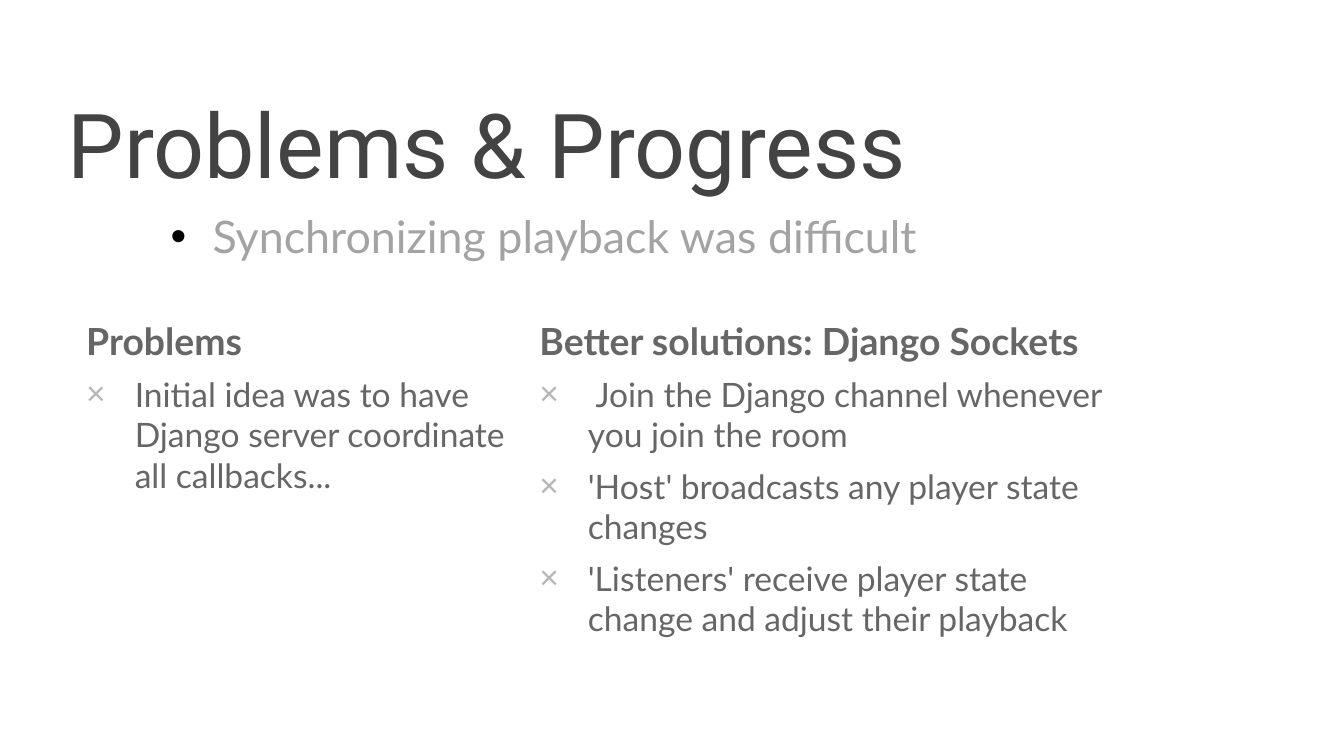
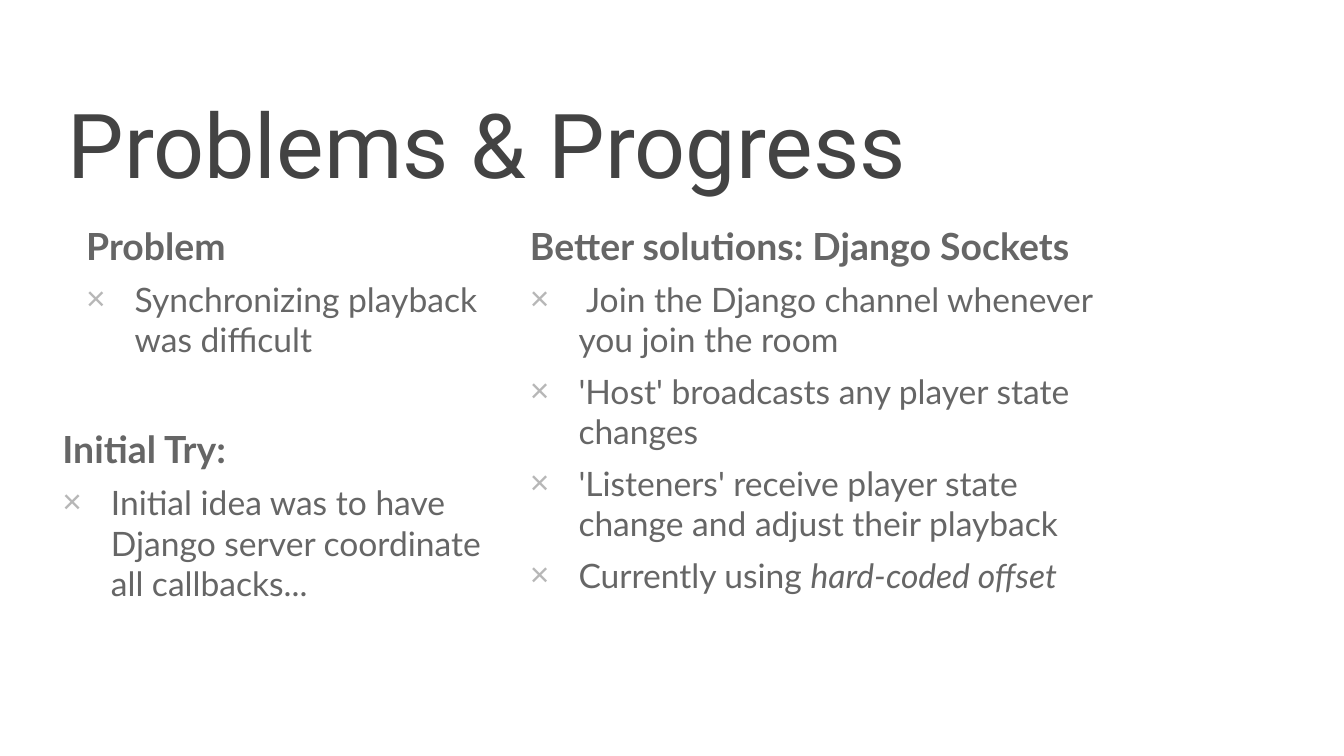
Before and after one commit to nkjack/17437-hot-pot-music-share, a slide deck: slide 7 of sprint-presentations/1119_WebApp_presentation.pptx. Drawn at 1344x756 pixels with LibreOffice and Linux fonts; fonts in the diff are those of the drawing; background and template pictures are left out. Boxes give left, top, right and bottom in pixels: in the first picture for what was removed or moved away, otherwise in the second. Text is boxed around its words. In the diff, an @@ line names an element or a change of style, - is before the commit and + after.

```diff
--- a/sprint-presentations/1119_WebApp_presentation.pptx
+++ b/sprint-presentations/1119_WebApp_presentation.pptx
@@ text "Problem": place and size @@
-text "Problem" at box(213, 220, 917, 261)
+text "Problem" at box(86, 232, 477, 352)
@@ text at box(86, 232, 225, 260): paragraph added @@
+Problem
@@ text "Better solutions: Django Sockets": place and size @@
-text "Better solutions: Django Sockets" at box(539, 327, 1103, 637)
+text "Better solutions: Django Sockets" at box(530, 232, 1093, 594)
@@ text at box(135, 287, 477, 352): size 24 to 18 pt, text colour #A3A3A3 to #666666 in "Synchronizing playback was difficult"; bullet • to ×; more space between paragraphs; bullet colour #000000 to #B7B7B7 @@
@@ text "Initial Try:": place and size @@
-text "Initial Try:" at box(86, 327, 504, 488)
+text "Initial Try:" at box(62, 435, 481, 596)
@@ text at box(62, 435, 226, 470): text changed @@
-Problems
+Initial Try:
@@ text at box(579, 563, 1057, 594): paragraph added @@
+× Currently using hard-coded offset
```
Also in this commit, not shown: 1 other slide changed, 1 slide removed.
